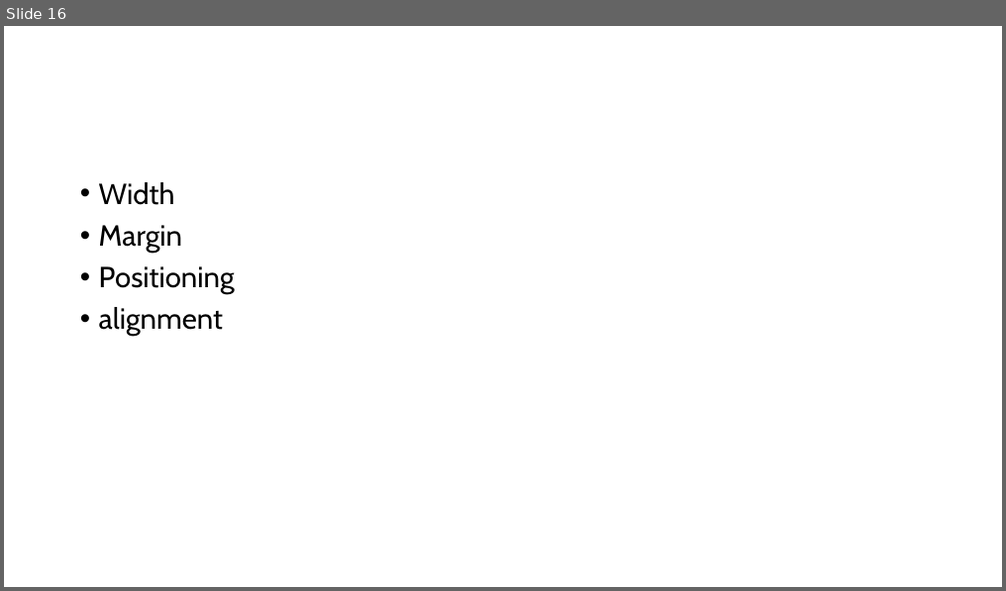
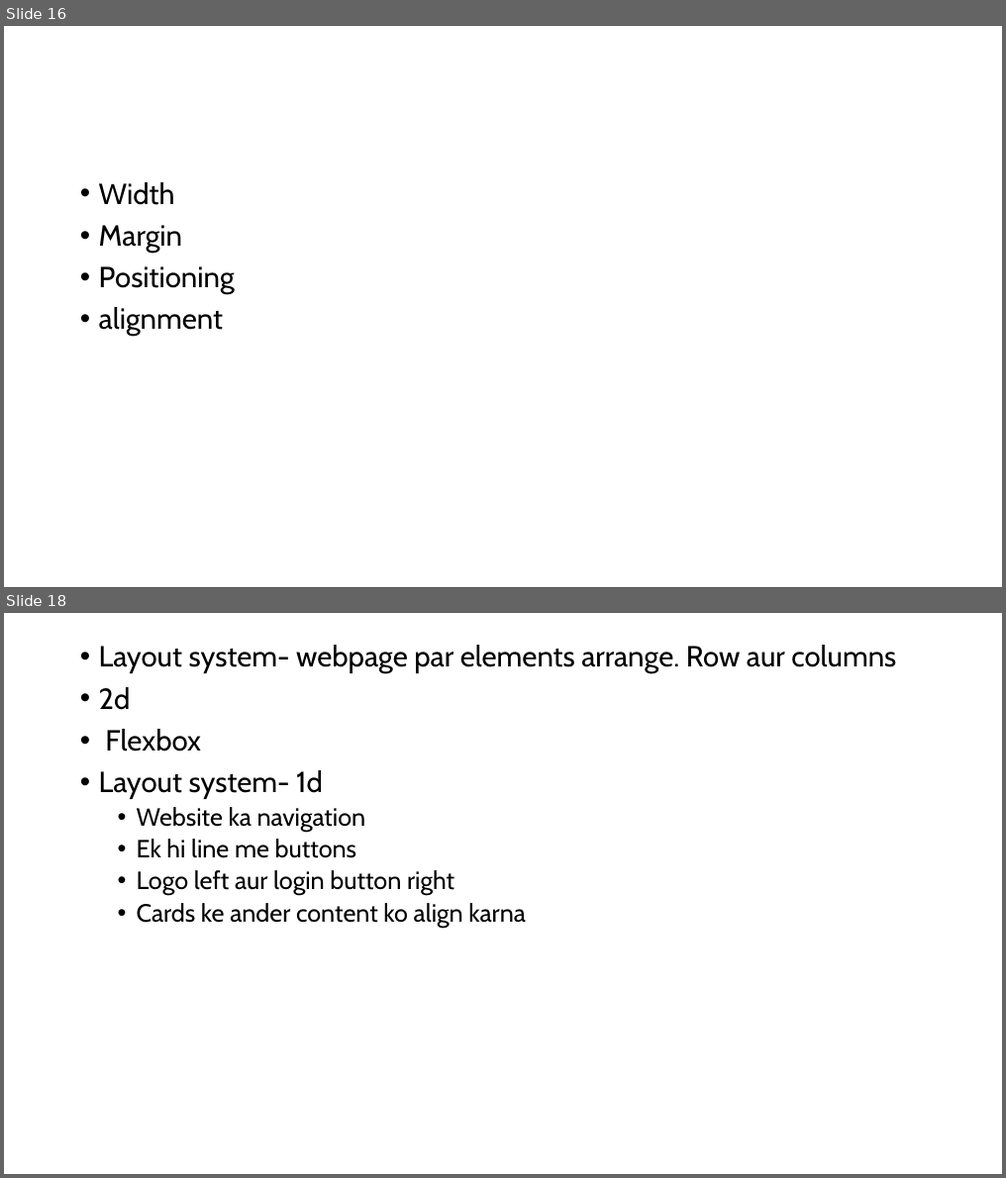
Before and after one commit to PiyushChaturvedii/batch07, a slide deck: day03.pptx. Shown one above the other, each under a label of ours: slide 16 before the commit, slides 16 and 18 after it; the slides between them are not shown. The pictures are 1006x591 and 1006x1178 pixels, drawn with LibreOffice and Linux fonts; fonts in the diff are those of the drawing. Boxes give left, top, right and bottom in pixels: in the first picture for what was removed or moved away, otherwise in the second. Text is boxed around its words. In the diff, an @@ line names an element or a change of style, - is before the commit and + after.

```diff
--- a/day03.pptx
+++ b/day03.pptx
@@ slide 18 added at box(4, 613, 1002, 1174), background #FFFFFF @@
@@ text added at box(99, 645, 896, 928), 24 pt, text #000000 @@
+• Layout system- webpage par elements arrange. Row aur columns
+• 2d
+• Flexbox
+• Layout system- 1d
+  • Website ka navigation
+  • Ek hi line me buttons
+  • Logo left aur login button right
+  • Cards ke ander content ko align karna
```
Also in this commit, not shown: 2 slides changed, 1 other slide added, 7 other files.
